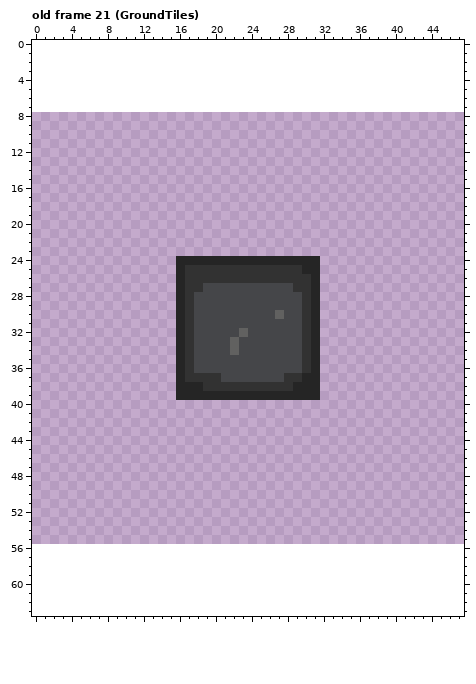
Edited in one commit: pixel-art file (Aseprite/GroundTiles/Tileset_Dungeon.aseprite). Above is the file before it was changed.
48x48 pixels, 39 frames. Colours within 5 levels of each other are drawn and written as one. Shown: old frame 21 (GroundTiles). The old version is drawn lined up with the new one, on the new canvas. The commit also changed other frames, which this record leaves out.
New version:
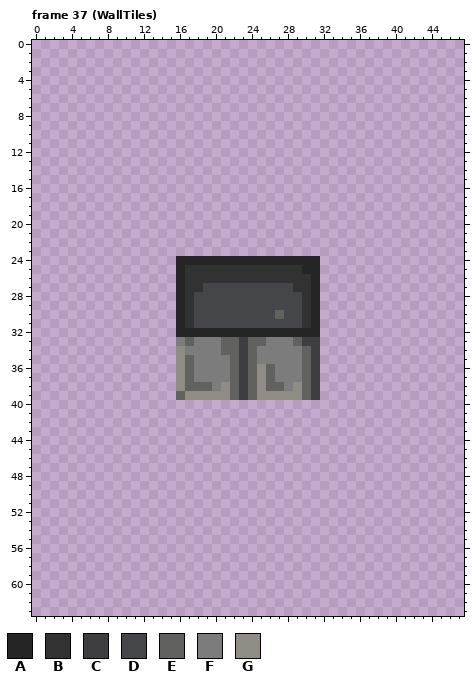
Palette (. is transparent): A #252525  B #323232  C #3e3e40  D #454649  E #616160  F #7c7c7c  G #8f8c86
A new or re-ordered frame is compared with the old frame closest to it.
Edits made:
canvas 48x48 -> 48x64, the old top-left corner now at 0,8
frames 39 -> 52
Changed rows in their new state; - is an unchanged pixel.
Frame 37 (WallTiles) is new; against old frame 21 (GroundTiles):
first column x 16:
32 -AAAAAAAAAAAAAA-
33 FEFFFE-CEEFFFECC
34 GFFFFE-CEFFFFFEC
35 GEFFFFECEFFFFFEC
36 GEFFFFECEGEFFFEC
37 GEFFFFECEGEFFFEC
38 GEEEFGECEGEEFGEC
39 EGGGGGECEGGGGGEC
